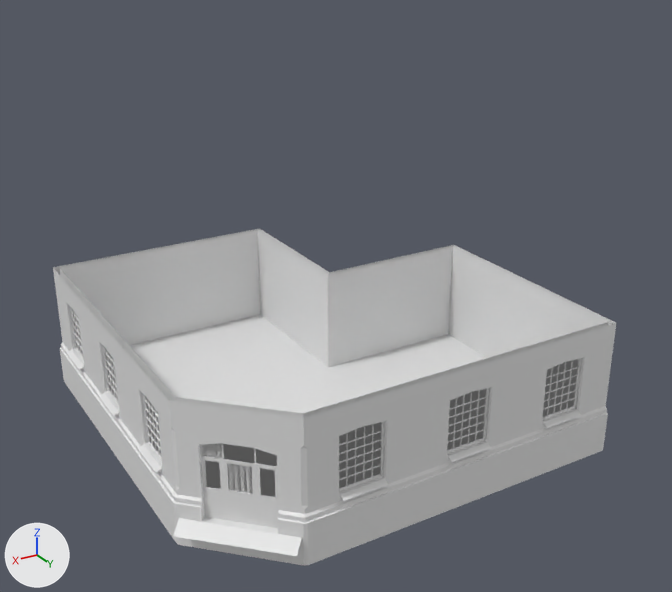
What one commit did to the Blender file rnc_source_files/Apartments/Variant1/15x15L/rnc_apt_v1_15x15L_c2_f3.blend.
The view is the same before and after, from a 50 mm camera at (15.5, 27.3, 17.5) aimed at (-0.2, 1.2, 4.5). The axes (+X, +Y, +Z) are drawn at lower left. The lights are the same throughout.

Objects in the first picture: 'Floor Roadway', 'Ground Floor'.
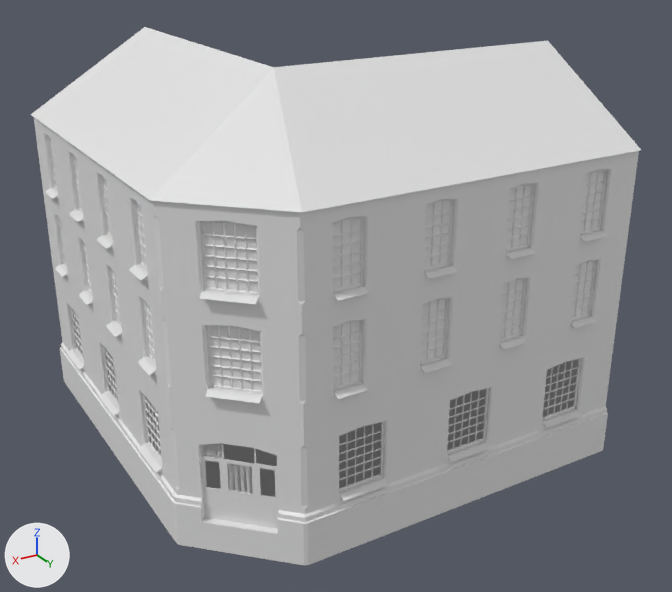
The change in detail:
Object 'Upper Floors' (ob_upper_floors) is now shown.
Object 'Roof' (ob_roof) is now shown.
Object 'Floor Roadway' (ob_floor_roadway) is now hidden.

Location of each change, [x1, y1, x2, y2] in pixels of the pictures (672 x 592 px):
'Upper Floors', shown: after [34, 117, 639, 417]
'Roof', shown: after [31, 27, 641, 212]
'Floor Roadway', hidden: before [129, 315, 487, 556]
